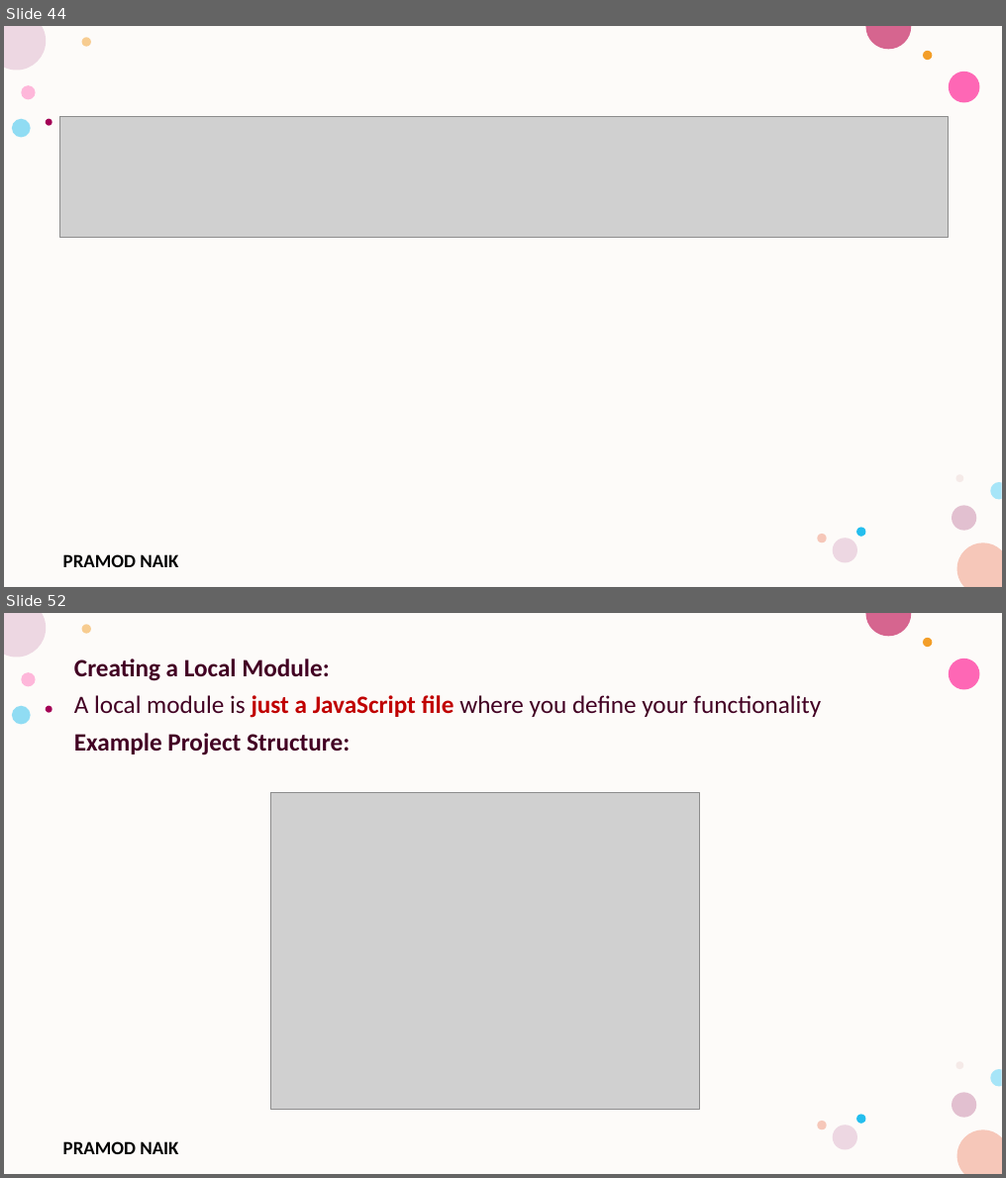
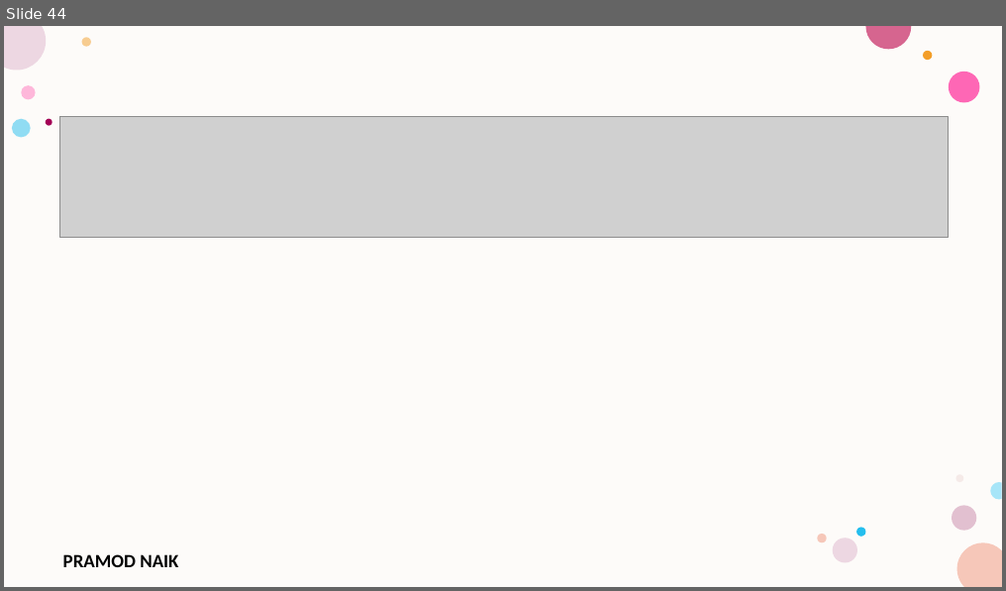
Before and after one commit to PRAMODNAIK-DEV/Backend-Dev-using-Python-FastAPI, a slide deck: FastAPI/Introduction to FastAPI.pptx. Shown one above the other, each under a label of ours: slides 44 and 52 before the commit, slide 44 after it; the slides between them are not shown. The pictures are 1006x1178 and 1006x591 pixels, drawn with LibreOffice and Linux fonts; fonts in the diff are those of the drawing; grey boxes stand for pictures; background and template pictures are left out. Boxes give left, top, right and bottom in pixels: in the first picture for what was removed or moved away, otherwise in the second. Text is boxed around its words. In the diff, an @@ line names an element or a change of style, - is before the commit and + after.

```diff
--- a/FastAPI/Introduction to FastAPI.pptx
+++ b/FastAPI/Introduction to FastAPI.pptx
@@ slide 52 removed at (4, 613, 1002, 1174), background #FFFFFF; not listed: 17 template elements that a slide beside it also shows @@
@@ text removed at (74, 659, 821, 756) @@
-Creating a Local Module:
-A local module is just a JavaScript file where you define your functionality
-Example Project Structure:
@@ picture removed at (270, 792, 699, 1109) @@
```
Also in this commit, not shown: 7 slides changed, 15 other slides removed, 1 other file.
